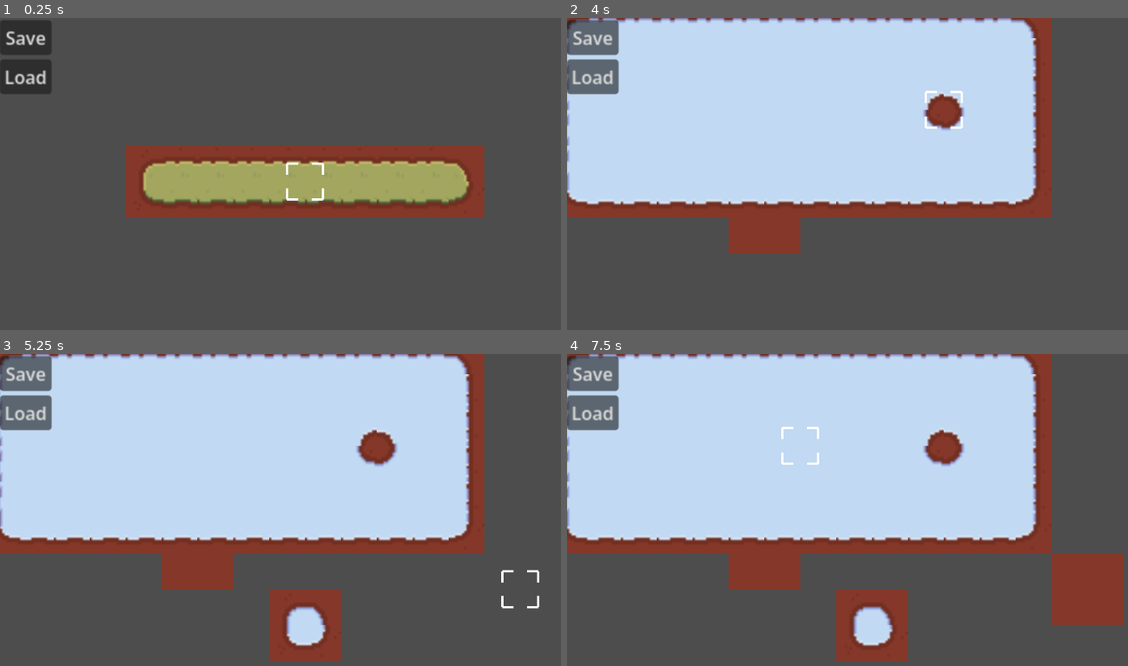
Above: before the commit, frames 1-4 (two rows, left to right).
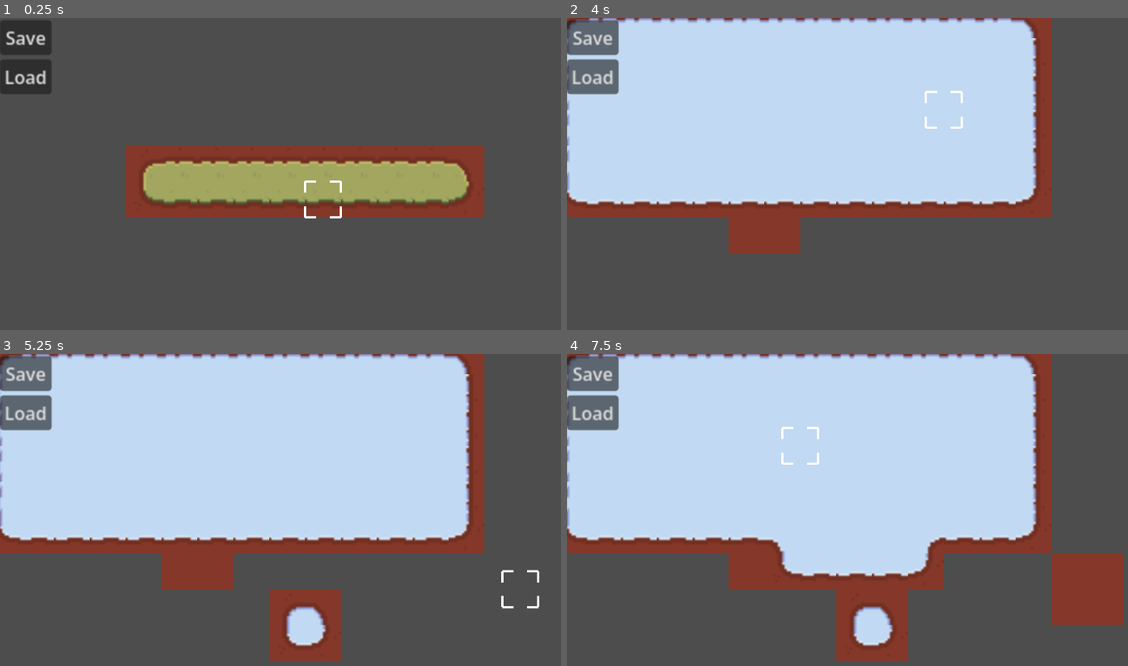
Above: after the commit, the same moments.

Repository: Barni228/level-editor
Game: Godot game, scene res://main.tscn
Same seed, same stepped clock (60 frames per second), same inputs: the game is played once before the commit and once after it.
Inputs (mouse positions are in pixels of both pictures, inside the frame that each line leads up to):
- Up to frame 1 (0.25 s): no input
- Up to frame 2 (4 s): tap Enter at 0.5 s; move the mouse to (1032, 180) at 0.52 s; press the mouse at (1032, 180) at 0.53 s; tap R (rect) at 0.8, 2.85 s; release the mouse at (1032, 180) at 1.25 s; click "Save" at 1.25 s; click "Load" at 2 s; move the mouse to (763, 217) at 2.77 s; right-click (763, 217) at 3.05 s; move the mouse to (954, 120) at 3.52 s; hold Right mouse button (remove_tile) from 3.53 s (still down); click (954, 120) at 3.8 s
- Up to frame 3 (5.25 s): move the mouse to (291, 606) at 4.27 s; release Right mouse button (remove_tile) at 4.28 s; click (291, 606) at 4.35 s; tap R (rect) at 4.55 s; move the mouse to (516, 591) at 5.02 s; hold R (rect) from 5.03 s (still down)
- Up to frame 4 (7.5 s): right-click (1083, 591) at 5.3 s; move the mouse to (696, 481) at 5.77 s; release R (rect) at 5.78 s; right-click (696, 481) at 5.85 s; click (696, 481) at 6.05 s; move the mouse to (920, 534) at 6.52 s; press the mouse at (920, 534) at 6.53 s; tap R (rect) at 6.8, 7.35 s; move the mouse to (791, 444) at 7.27 s; release the mouse at (791, 444) at 7.28 s

The runs differ from the first frame. In frame 1, 0.3% of the frame differs, in the area x 50-61%, y 46-65%; in frame 2, 0.6%; in frame 3, 0.6%; in frame 4, 5.2%, in the area x 35-71%, y 24-76%.

Commit message:
Improve how selector works
Now it only updates the tile map when it actually has to (not every
frame that you hold a mouse buttom), and it also no longer places tiles
when you press a UI button (because of unhandled_input)

Diff:
--- a/saves/save.tres
+++ b/saves/save.tres
@@ -4,5 +4,5 @@
 
 [resource]
 script = ExtResource("1_t2yax")
-tile_map_data = PackedByteArray("GwAFAAYAAAACAAAAtAAAAAYAAAD …(215 unchanged characters)… AAAP////8CAAAA/////wYAAAD3////+////wIAAAACAAAABgAAAPf////8////AgAAAP////8GAAAA9/////3/ …(4498 unchanged characters)…
+tile_map_data = PackedByteArray("GwAFAAYAAAACAAAAtAAAAAYAAAD …(215 unchanged characters)… AAAP////8CAAAA/////wYAAAD3////+////wIAAAD/////BgAAAPf////8////AgAAAP////8GAAAA9/////3/ …(4498 unchanged characters)…
 metadata/_custom_type_script = "uid://t5x3v33quqou"
--- a/selector.gd
+++ b/selector.gd
@@ -2,54 +2,79 @@
 extends Node2D
 
 # ALL TILE MAP LOGIC IS IN THE dual_tile_map_layer.gd
+
+
+signal selection_changed(new_selection: Array[Vector2i])
+
 var rect_mode := false
 var rect_start: Vector2i
+var placing := false
+var removing := false
+var hovering_over: Vector2i
 
 ## if [member keep_empty] is true, this will NOT remove empty tiles (so it never removes anything from the dual grid, just updates it)
-## see [method DualTileMapTool.add_empty_tile]
 @export var keep_empty := false
 
-# @export var tilemap: TileMapLayer
 @export var dual_tile_map: DualTileMapLayer
-# @export var dual_tile_map: DualTileMapTool
 
 
 func _ready() -> void:
+	selection_changed.connect(update)
 	# don't update in editor, this is tool just so it can draw itself
 	if Engine.is_editor_hint():
 		set_process(false)
+		set_process_input(false)
+		set_process_unhandled_input(false)
 
 
-# TODO: use TileMap.local_to_map instead of assuming the grid is 16x16
-func _process(_delta: float) -> void:
-	if Input.is_action_just_pressed(&"rect"):
+# use unhandled_input so when I click a button, it does not also place a tile
+func _unhandled_input(event: InputEvent) -> void:
+	if event.is_action_pressed(&"rect"):
 		rect_mode = !rect_mode
 		queue_redraw()
 		if rect_mode:
 			rect_start = mouse_grid_pos()
 			# reset the position at when we are re-drawing, so you don't see a quick position change for 1 frame
-			# since queue_redraw() will redraw at the next frame, so change position at the next frame (so await either 1 frame, or draw signal)
-			# await get_tree().process_frame
+			# since queue_redraw() will redraw at the next frame, so change position at the next frame (so await either: 1 frame, or draw signal)
 			await draw
 			position = Vector2.ZERO
+		update(selected_tiles())
 
-	var new_pos: Vector2 = mouse_grid_pos() * 16
+	if event.is_action_pressed(&"add_tile"):
+		placing = true
+		update(selected_tiles())
+	if event.is_action_released(&"add_tile"):
+		placing = false
 
-	if rect_mode and not new_pos.is_equal_approx(position):
+	if event.is_action_pressed(&"remove_tile"):
+		removing = true
+		update(selected_tiles())
+	if event.is_action_released(&"remove_tile"):
+		removing = false
+
+
+func _process(_delta: float) -> void:
+	var new_tile: Vector2i = mouse_grid_pos()
+	if new_tile != hovering_over:
+		hovering_over = new_tile
+		selection_changed.emit(selected_tiles())
+
+
+func update(new_selection: Array[Vector2i]) -> void:
+	if rect_mode:
 		queue_redraw()
+	# only move when in normal mode, because in rect mode cursor stretches
+	else:
+		position = pos_from_mouse()
 
-	# only move when in normal mode, because in rect mode cursor stretches
-	if not rect_mode:
-		position = new_pos
 
-	if Input.is_action_pressed(&"add_tile"):
-		for grid_pos in selected_tiles():
+	if placing:
+		for grid_pos in new_selection:
 			# dual_tile_map.add_tile(grid_pos, 0)
 			dual_tile_map.add_tile(grid_pos, 2)
 
-
-	if Input.is_action_pressed(&"remove_tile"):
-		for grid_pos in selected_tiles():
+	elif removing:
+		for grid_pos in new_selection:
 			if keep_empty:
 				dual_tile_map.add_tile(grid_pos, -1)
 			else:
@@ -74,22 +99,32 @@
 	else:
 		return [mouse_grid_pos()]
 
+
+func pos_from_mouse() -> Vector2i:
+	var new_pos: Vector2 = mouse_grid_pos() * dual_tile_map.tile_set.tile_size
+	new_pos += dual_tile_map.tile_set.tile_size / 2.0
+	return new_pos
+
+
 func mouse_grid_pos() -> Vector2i:
-	var mouse_pos = get_global_mouse_position() - Vector2(8, 8)
-	var grid_pos: Vector2i = (mouse_pos / 16).round()
+	var mouse_pos = dual_tile_map.get_local_mouse_position() + dual_tile_map.tile_set.tile_size / 2.0
+	var grid_pos: Vector2i = dual_tile_map.local_to_map(mouse_pos)
 	return grid_pos
 
 
+# TODO: maybe use a shader to create the lasso-select feel for rect mode, instead of this
 func _draw() -> void:
 	# var sides := [Vector2(-8, -8), Vector2(8, -8), Vector2(8, 8), Vector2(-8, 8)]
-	var sides := [Vector2(0, 0), Vector2(16, 0), Vector2(16, 16), Vector2(0, 16)]
+	var tile_size: int = dual_tile_map.tile_set.tile_size.x
+	var half_size: float = tile_size / 2.0
+	var sides := [Vector2(-half_size, -half_size), Vector2(half_size, -half_size), Vector2(half_size, half_size), Vector2(-half_size, half_size)]
 
 	if rect_mode:
 		var end = mouse_grid_pos()
-		var min_x = min(rect_start.x, end.x) * 16
-		var max_x = max(rect_start.x, end.x) * 16
-		var min_y = min(rect_start.y, end.y) * 16
-		var max_y = max(rect_start.y, end.y) * 16
+		var min_x = min(rect_start.x, end.x) * tile_size + half_size
+		var max_x = max(rect_start.x, end.x) * tile_size + half_size
+		var min_y = min(rect_start.y, end.y) * tile_size + half_size
+		var max_y = max(rect_start.y, end.y) * tile_size + half_size
 		sides[0] += Vector2(min_x, min_y)
 		sides[1] += Vector2(max_x, min_y)
 		sides[2] += Vector2(max_x, max_y)
